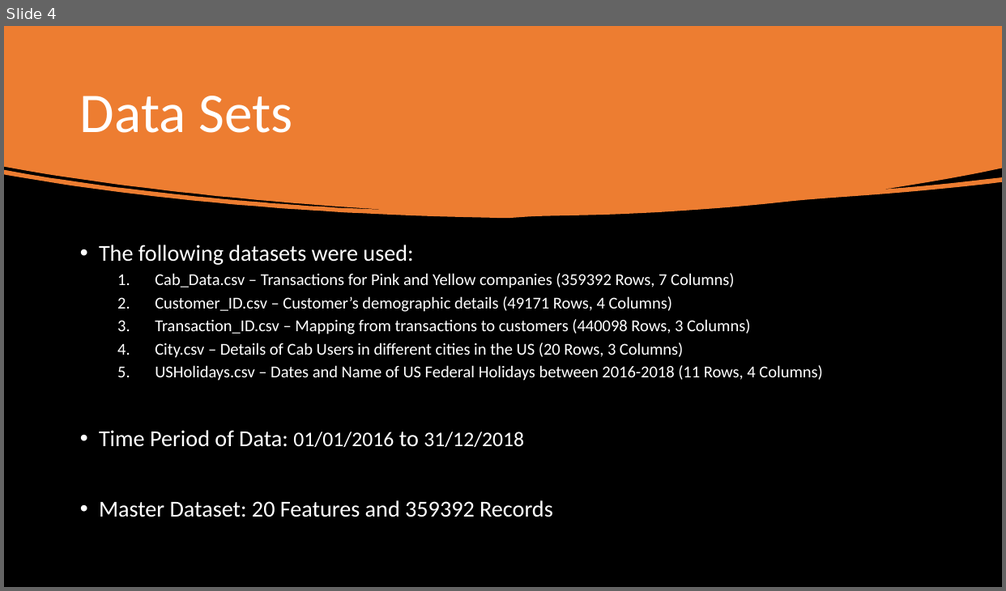
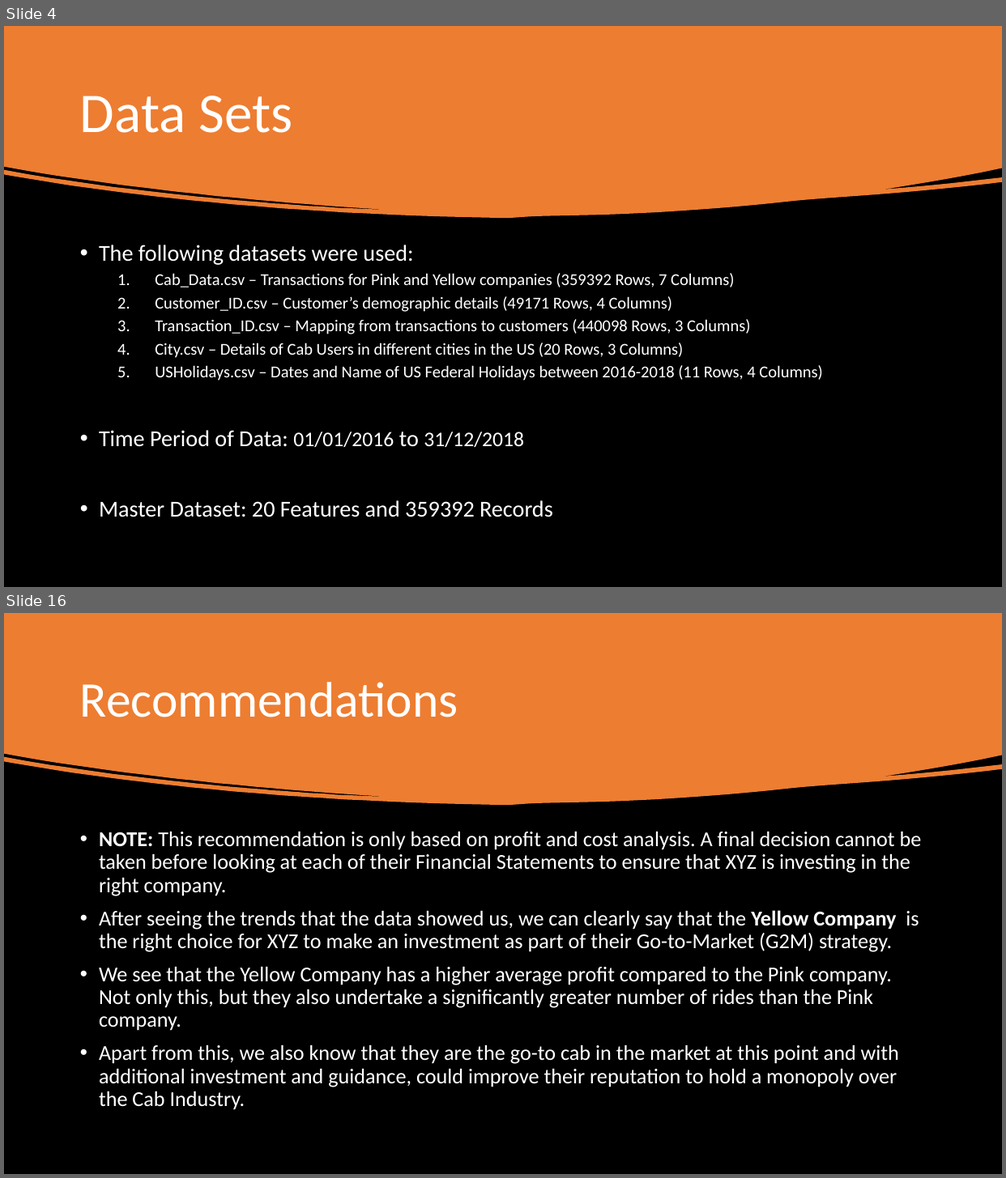
Before and after one commit to udbhavbalaji/G2M-Cab-Investment, a slide deck: G2M-Case Study.pptx. Shown one above the other, each under a label of ours: slide 4 before the commit, slides 4 and 16 after it; the slides between them are not shown. The pictures are 1006x591 and 1006x1178 pixels, drawn with LibreOffice and Linux fonts; fonts in the diff are those of the drawing. Boxes give left, top, right and bottom in pixels: in the first picture for what was removed or moved away, otherwise in the second. Text is boxed around its words. In the diff, an @@ line names an element or a change of style, - is before the commit and + after.

```diff
--- a/G2M-Case Study.pptx
+++ b/G2M-Case Study.pptx
@@ slide 16 added at [4, 613, 1002, 1174], background #000000 @@
@@ freeform shape added at [4, 613, 1002, 806], fill #ED7D31 @@
@@ title added at [80, 682, 458, 717], 48 pt, text #FFFFFF @@
+Recommendations
@@ text added at [99, 831, 922, 1110], 20.4 pt, text #FFFFFF @@
+• NOTE: This recommendation is only based on profit and cost analysis. A final decision cannot be taken before looking at each of their Financial Statements to ensure that XYZ is investing in the right company.
+• After seeing the trends that the data showed us, we can clearly say that the Yellow Company is the right choice for XYZ to make an investment as part of their Go-to-Market (G2M) strategy.
+• We see that the Yellow Company has a higher average profit compared to the Pink company. Not only this, but they also undertake a significantly greater number of rides than the Pink company.
+• Apart from this, we also know that they are the go-to cab in the market at this point and with additional investment and guidance, could improve their reputation to hold a monopoly over the Cab Industry.
```
Also in this commit, not shown: 4 slides changed, 9 other slides added, 1 slide removed, 2 other files.
